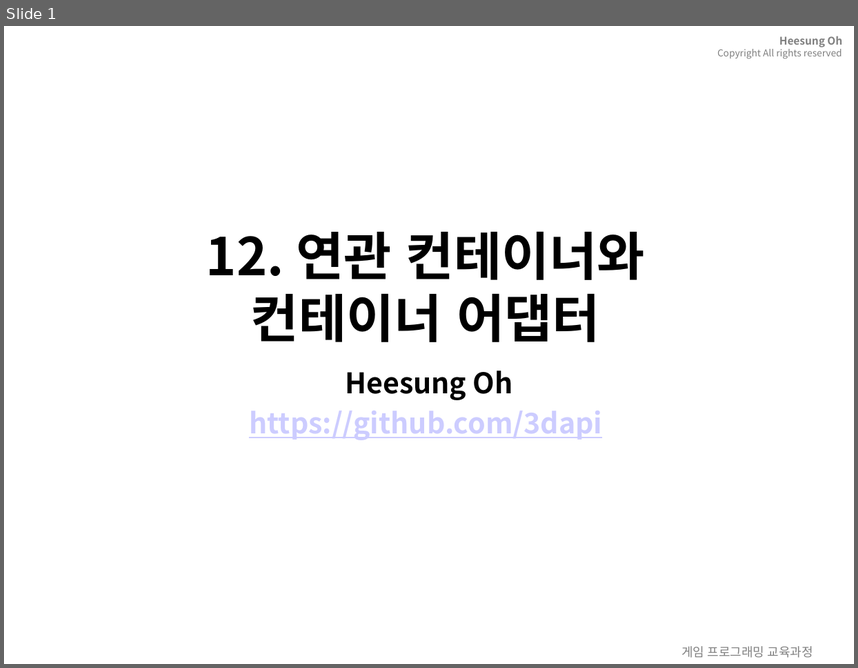
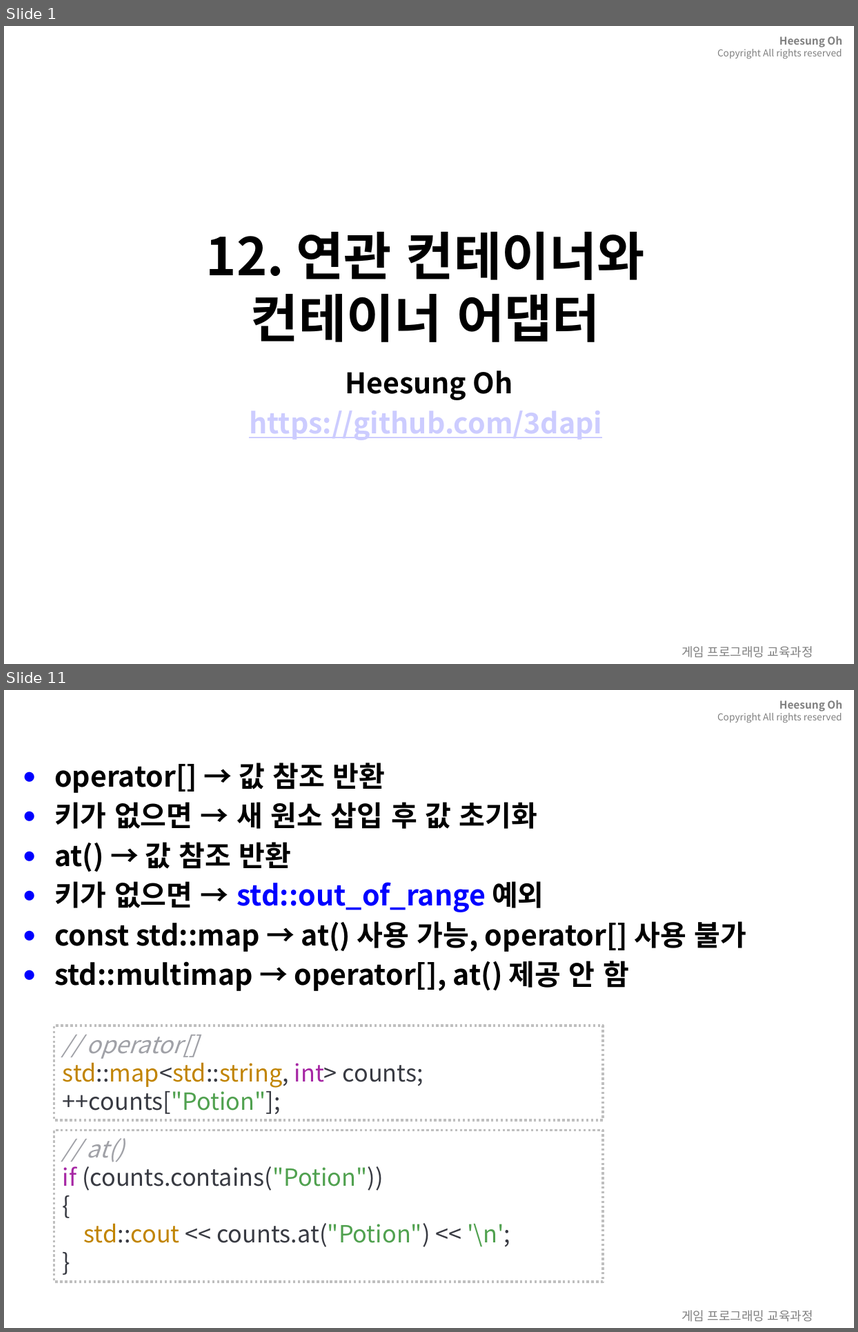
Before and after one commit to 3dapi/bs02_cpp, a slide deck: doc/ppt/12.associativeContainer.pptx. Shown one above the other, each under a label of ours: slide 1 before the commit, slides 1 and 11 after it; the slides between them are not shown. The pictures are 858x668 and 858x1332 pixels, drawn with LibreOffice and Linux fonts; fonts in the diff are those of the drawing; background and template pictures are left out. Boxes give left, top, right and bottom in pixels: in the first picture for what was removed or moved away, otherwise in the second. Text is boxed around its words. In the diff, an @@ line names an element or a change of style, - is before the commit and + after.

```diff
--- a/doc/ppt/12.associativeContainer.pptx
+++ b/doc/ppt/12.associativeContainer.pptx
@@ slide 11 added at box(4, 690, 854, 1328), background picture (left out); not listed: 2 template elements that a slide beside it also shows @@
@@ title added at box(54, 764, 197, 871), 28 pt, text #FFFFFF, bold @@
+12.2.2 operator[]와 at
@@ text added at box(54, 762, 747, 991), 24 pt, text #000000, bold @@
+● operator[] → 값 참조 반환
+● 키가 없으면 → 새 원소 삽입 후 값 초기화
+● at() → 값 참조 반환
+● 키가 없으면 → std::out_of_range 예외
+● const std::map → at() 사용 가능, operator[] 사용 불가
+● std::multimap → operator[], at() 제공 안 함
@@ rectangle added at box(54, 1026, 604, 1120), fill #FFFFFF, outline #BFBFBF 2 pt dashed, 20 pt, text #383A42 @@
+// operator[]
+std::map<std::string, int> counts;
+++counts["Potion"];
@@ rectangle added at box(54, 1130, 604, 1281), fill #FFFFFF, outline #BFBFBF 2 pt dashed, 20 pt, text #383A42 @@
+// at()
+if (counts.contains("Potion"))
+{
+std::cout << counts.at("Potion") << '\n';
+}
```
Also in this commit, not shown: 51 other slides added, 55 slides removed, 28 other files.
